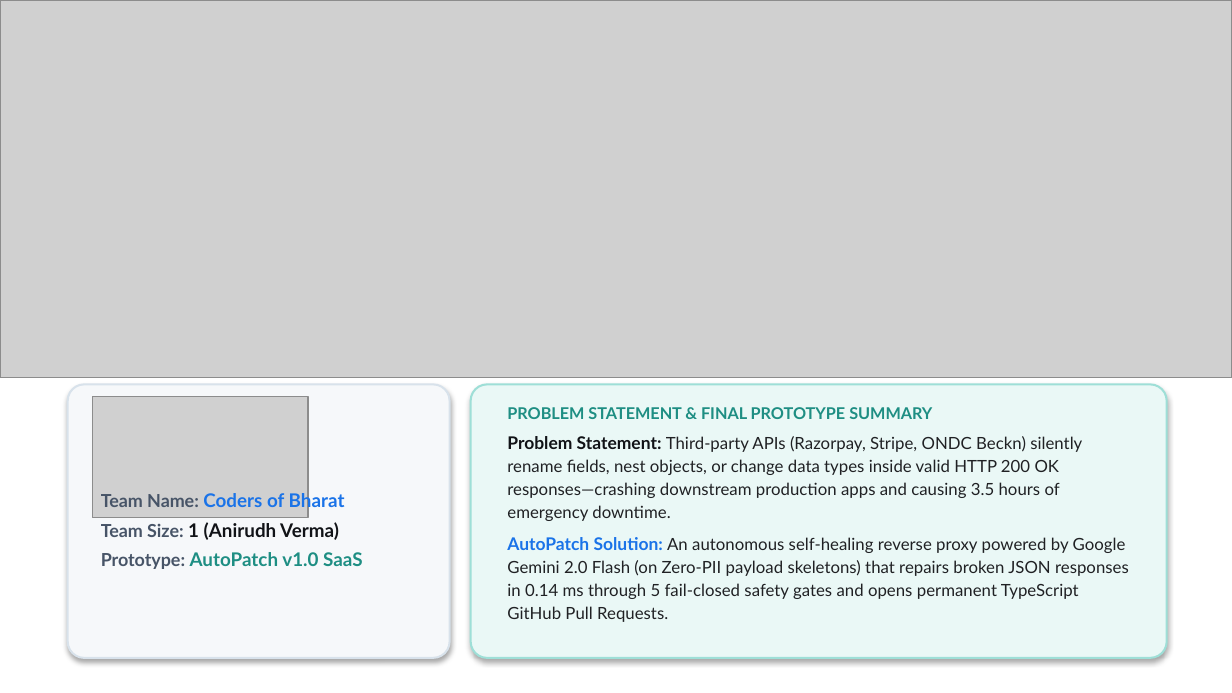
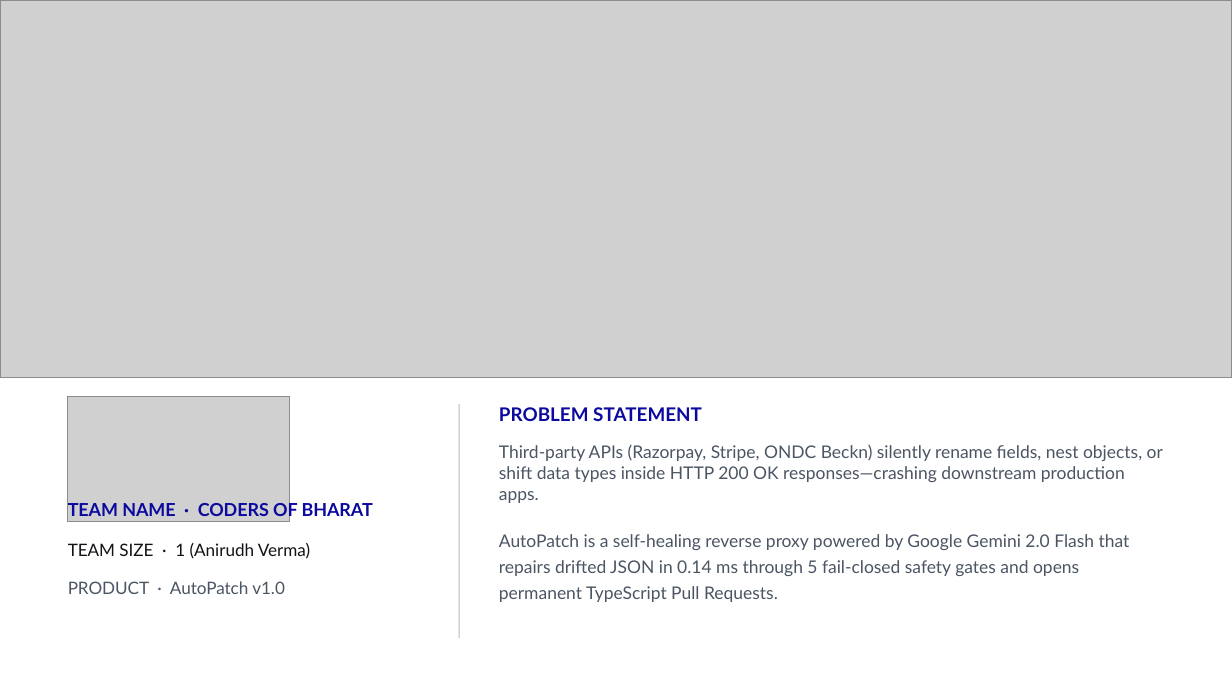
Before and after one commit to Asqi06/Buildathon, a slide deck: slide 2 of Final Prototype Submission Deck _ Startup Buildathon.pptx. Drawn at 1232x693 pixels with LibreOffice and Linux fonts; fonts in the diff are those of the drawing; grey boxes stand for pictures. Boxes give left, top, right and bottom in pixels: in the first picture for what was removed or moved away, otherwise in the second. Text is boxed around its words. In the diff, an @@ line names an element or a change of style, - is before the commit and + after.

```diff
--- a/Final Prototype Submission Deck _ Startup Buildathon.pptx
+++ b/Final Prototype Submission Deck _ Startup Buildathon.pptx
@@ rounded rectangle removed at [68,384,450,658] @@
@@ rounded rectangle removed at [471,384,1167,658] @@
@@ picture: place and size @@
-picture at [92,397,308,517]
+picture at [68,397,290,521]
@@ rectangle added at [458,404,460,638], fill #D1D5DB @@
@@ text added at [499,407,702,421], 11 pt, text #0C0A9E, bold @@
+PROBLEM STATEMENT
@@ text at [499,444,1163,602]: text changed; size 9.8 to 10.2 pt; text colour #202124 to #4B5563 @@
-PROBLEM STATEMENT & FINAL PROTOTYPE SUMMARY
-Problem Statement: Third-party APIs (Razorpay, Stripe, ONDC Beckn) silently rename fields, nest objects, or change data types inside valid HTTP 200 OK responses—crashing downstream production apps and causing 3.5 hours of emergency downtime.
-AutoPatch Solution: An autonomous self-healing reverse proxy powered by Google Gemini 2.0 Flash (on Zero-PII payload skeletons) that repairs broken JSON responses in 0.14 ms through 5 fail-closed safety gates and opens permanent TypeScript GitHub Pull Requests.
+Third-party APIs (Razorpay, Stripe, ONDC Beckn) silently rename fields, nest objects, or shift data types inside HTTP 200 OK responses—crashing downstream production apps.
+AutoPatch is a self-healing reverse proxy powered by Google Gemini 2.0 Flash that repairs drifted JSON in 0.14 ms through 5 fail-closed safety gates and opens permanent TypeScript Pull Requests.
@@ text added at [68,501,373,521], 10.5 pt, text #0C0A9E, bold @@
+TEAM NAME · CODERS OF BHARAT
@@ text at [68,543,310,559]: text changed; size 11 to 10 pt; text colour #475467 to #111317; bold off @@
-Team Name: Coders of Bharat
-Team Size: 1 (Anirudh Verma)
-Prototype: AutoPatch v1.0 SaaS
+TEAM SIZE · 1 (Anirudh Verma)
@@ text added at [68,581,285,594], 10 pt, text #4B5563 @@
+PRODUCT · AutoPatch v1.0
```
Also in this commit, not shown: 13 other slides changed, 4 other files.
